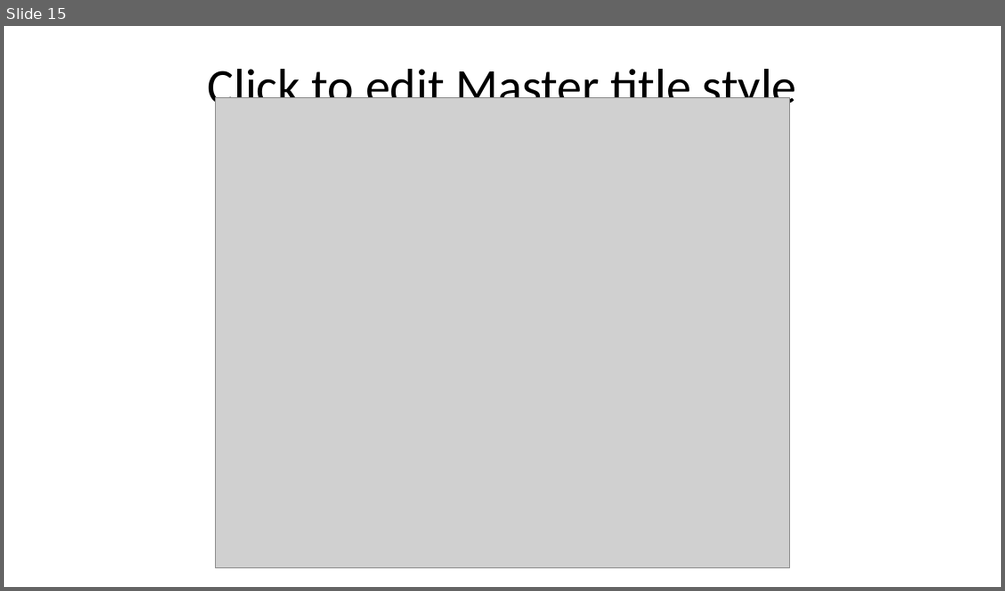
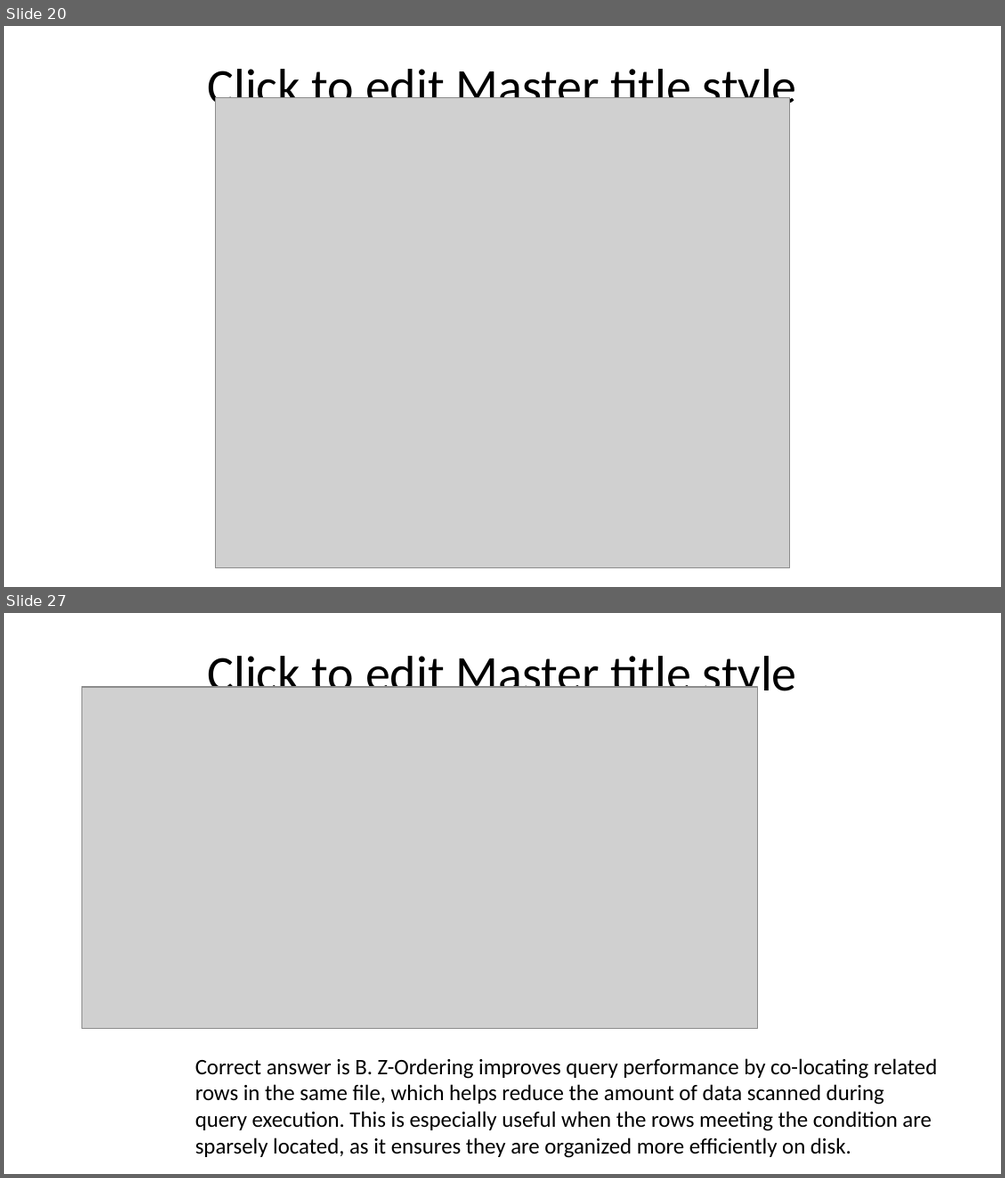
Before and after one commit to timothywarner-org/databricks, a slide deck: warner-databricks-slides.pptx. Shown one above the other, each under a label of ours: slide 15 before the commit, slides 20 and 27 after it; the slides between them are not shown. The pictures are 1005x591 and 1005x1178 pixels, drawn with LibreOffice and Linux fonts; fonts in the diff are those of the drawing; grey boxes stand for pictures; background and template pictures are left out. Boxes give left, top, right and bottom in pixels: in the first picture for what was removed or moved away, otherwise in the second. Text is boxed around its words. In the diff, an @@ line names an element or a change of style, - is before the commit and + after.

```diff
--- a/warner-databricks-slides.pptx
+++ b/warner-databricks-slides.pptx
@@ slide 27 added at (4, 613, 1001, 1174), background picture (left out); not listed: 1 template element that a slide beside it also shows @@
@@ text added at (725, 632, 784, 656), 14 pt, text #FFFFFF @@
+Source: academy.databricks.com
@@ title added at (138, 656, 521, 665), 33 pt, text #FFFFFF @@
+Practice Question #6
@@ picture added at (81, 687, 757, 1028) @@
@@ text added at (195, 1058, 937, 1158), 16 pt, text #000000 @@
+Correct answer is B. Z-Ordering improves query performance by co-locating related rows in the same file, which helps reduce the amount of data scanned during query execution. This is especially useful when the rows meeting the condition are sparsely located, as it ensures they are organized more efficiently on disk.
@@ what was slide 15 is now slide 20 @@
```
Also in this commit, not shown: 1 slide changed, 25 other slides added.
